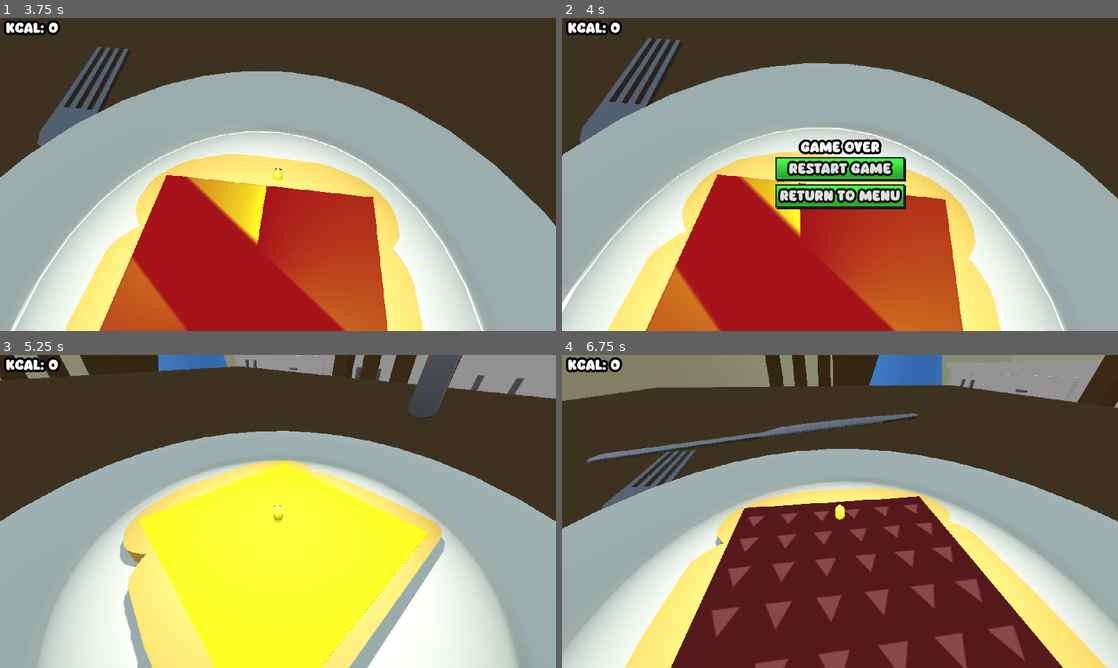
Above: before the commit, frames 1-4 (two rows, left to right).
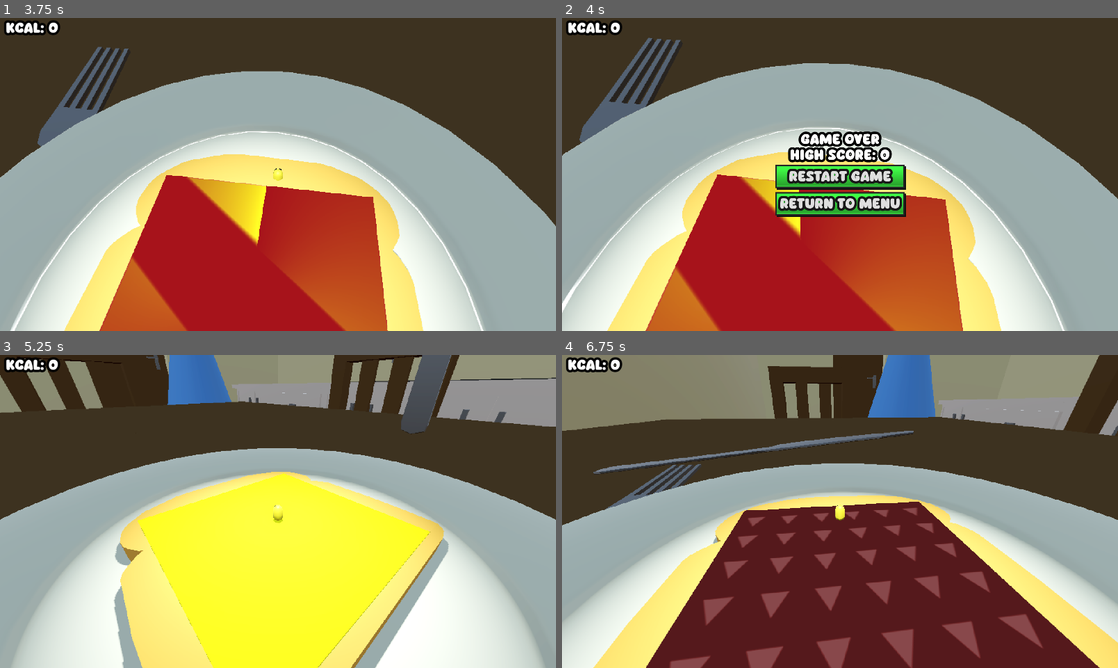
Above: after the commit, the same moments.

Repository: wolfthewizard/mages-breakfast
Game: Godot game, scene res://scenes/environments/menu/menu.tscn
Same seed, same stepped clock (60 frames per second), same inputs: the game is played once before the commit and once after it.
Inputs (mouse positions are in pixels of both pictures, inside the frame that each line leads up to):
- Up to frame 1 (3.75 s): click "Start" at 0.5 s; move the mouse to (305, 174) at 1.27 s; hold W (up) from 1.28 s (still down); tap Space (jump) at 1.52, 2.27 s; move the mouse to (250, 174) at 2.02 s; move the mouse to (289, 168) at 2.77 s; move the mouse to (272, 180) at 3.52 s
- Up to frame 2 (4 s): keep holding W (up); tap Space (jump) at 3.77 s
- Up to frame 3 (5.25 s): release W (up) at 4.25 s; click "Restart game" at 4.25 s; move the mouse to (316, 514) at 5.02 s; hold W (up) from 5.03 s (still down)
- Up to frame 4 (6.75 s): keep holding W (up); tap Space (jump) at 5.27, 6.02 s; move the mouse to (795, 508) at 5.77 s; move the mouse to (845, 511) at 6.52 s

Frame 1 is identical in both runs. In frame 2, 4.9% of the frame differs, in the area x 38-62%, y 36-64%; in frame 3, 22%; in frame 4, 32%, in the area x 0-100%, y 0-100%.

Commit message:
added high score tracking

Diff:
--- a/Mage's Breakfast/scenes/gui/game_over/game_over.gd
+++ b/Mage's Breakfast/scenes/gui/game_over/game_over.gd
@@ -1,4 +1,44 @@
 extends Control
+
+@onready var new_label = $CenterContainer/VBoxContainer/HBoxContainer/NewLabel
+@onready var high_score_label = $CenterContainer/VBoxContainer/HBoxContainer/HighScoreLabel
+
+const BUTTER_SIZE = 0.1
+const KCAL_PER_M3 = 0.911 * 1000 * 7168		# kg/l * l/m3 * kcal/kg
+const SCORE_PATH = "user://hiscore.hs"
+
+var score: float = 0.0
+
+
+func _ready():
+	EventBus.player_cut.connect(get_high_score)
+	EventBus.butter_height_changed.connect(store_score)
+
+
+func get_high_score():
+	var high_score = 0.0
+	if FileAccess.file_exists(SCORE_PATH):
+		var score_file = FileAccess.open(SCORE_PATH, FileAccess.READ)
+		var line = score_file.get_line()
+		score_file.close()
+		var score_dict = JSON.parse_string(line)
+		high_score = score_dict["score"]
+	if score > high_score:
+		high_score = score
+		new_label.visible = true
+		var score_file = FileAccess.open(SCORE_PATH, FileAccess.WRITE)
+		var score_dict = {
+			"score": score,
+		}
+		score_file.store_line(JSON.stringify(score_dict))
+		score_file.close()
+	high_score_label.text = "high score: %d" % high_score
+
+
+func store_score(h: float):
+	var volume = h * BUTTER_SIZE * BUTTER_SIZE
+	var kcal = volume * KCAL_PER_M3
+	score = kcal
 
 
 func _on_restart_button_pressed():
--- a/Mage's Breakfast/scenes/gui/game_over/game_over.tscn
+++ b/Mage's Breakfast/scenes/gui/game_over/game_over.tscn
@@ -28,6 +28,21 @@
 text = "Game Over"
 horizontal_alignment = 1
 
+[node name="HBoxContainer" type="HBoxContainer" parent="CenterContainer/VBoxContainer"]
+layout_mode = 2
+
+[node name="NewLabel" type="Label" parent="CenterContainer/VBoxContainer/HBoxContainer"]
+visible = false
+layout_mode = 2
+theme_override_colors/font_color = Color(0.383333, 1, 0, 1)
+text = "new "
+
+[node name="HighScoreLabel" type="Label" parent="CenterContainer/VBoxContainer/HBoxContainer"]
+layout_mode = 2
+size_flags_horizontal = 3
+text = "High Score: 2137"
+horizontal_alignment = 1
+
 [node name="RestartButton" type="Button" parent="CenterContainer/VBoxContainer"]
 layout_mode = 2
 text = "Restart game"
